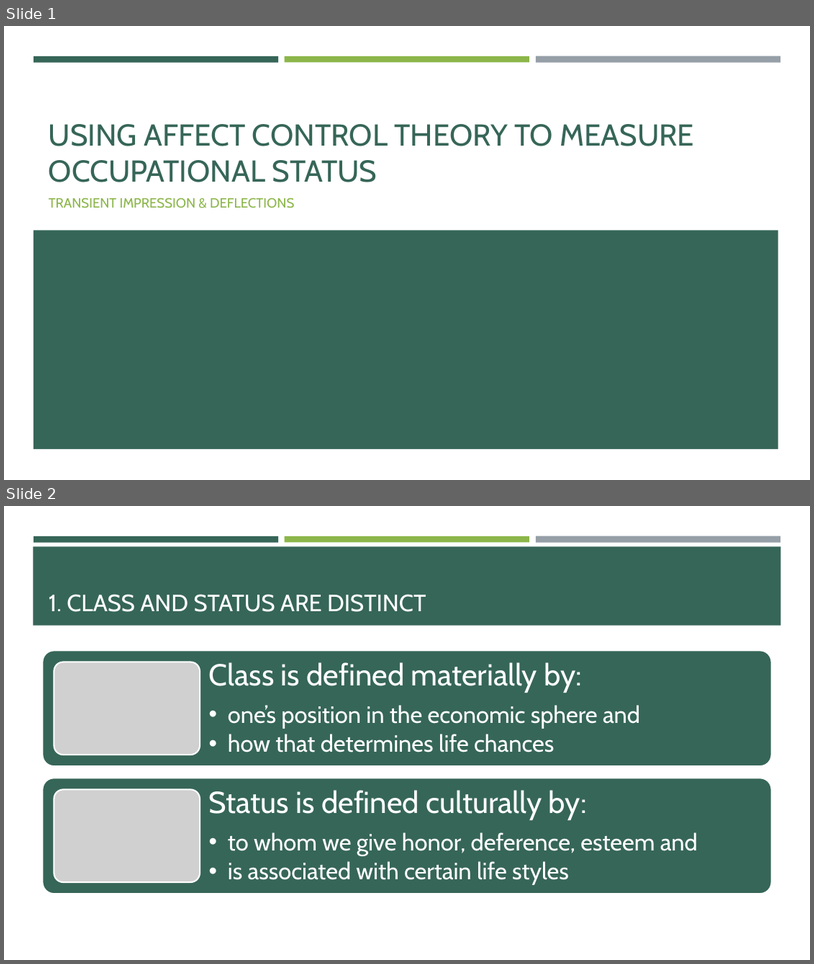
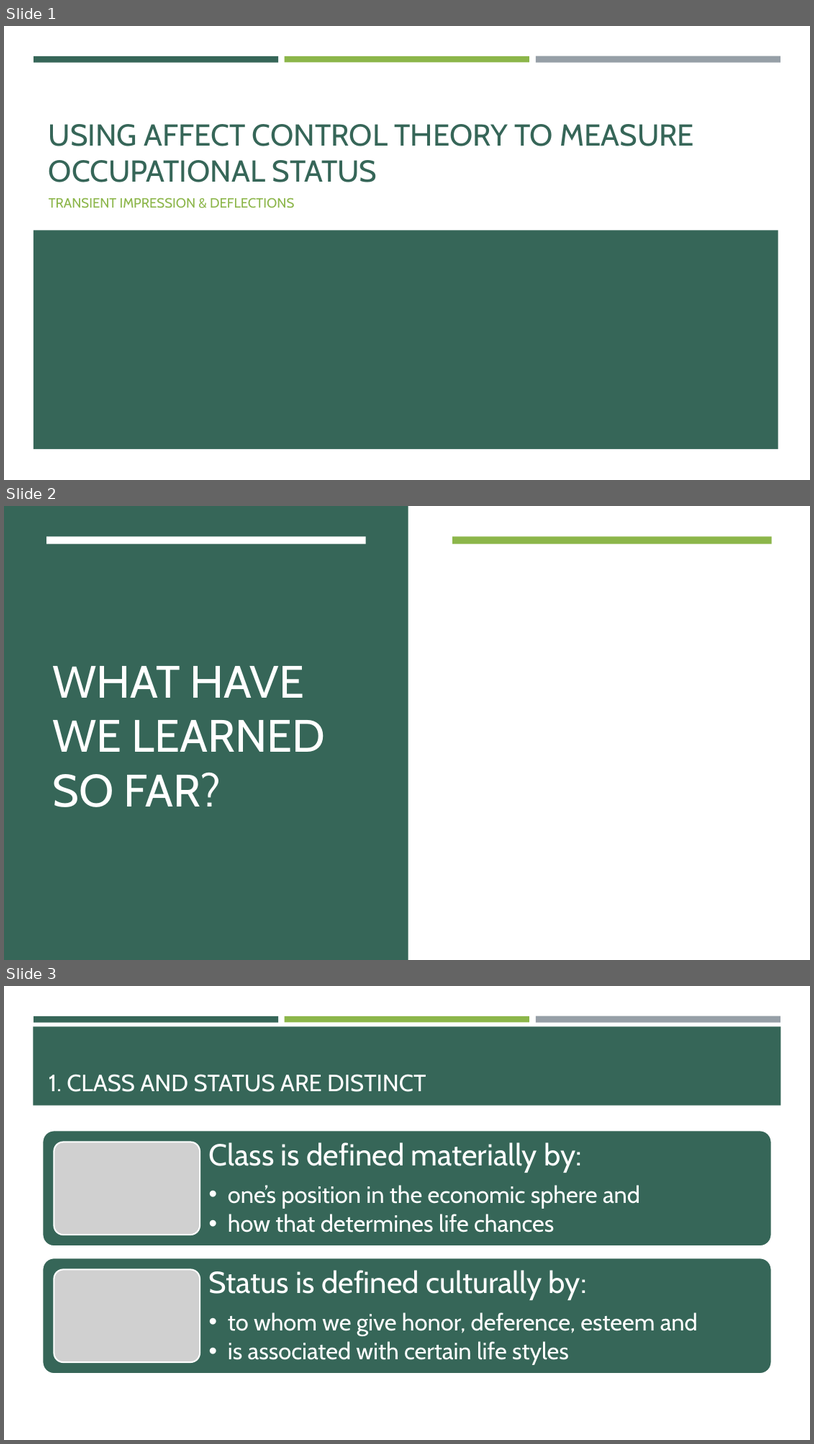
Before and after one commit to ekmaloney/soc490s, a slide deck: slides/feb8.pptx. Shown one above the other, each under a label of ours: slides 1 and 2 before the commit, slides 1, 2 and 3 after it. The pictures are 814x964 and 814x1444 pixels, drawn with LibreOffice and Linux fonts; fonts in the diff are those of the drawing; grey boxes stand for pictures. Boxes give left, top, right and bottom in pixels: in the first picture for what was removed or moved away, otherwise in the second. Text is boxed around its words. In the diff, an @@ line names an element or a change of style, - is before the commit and + after.

```diff
--- a/slides/feb8.pptx
+++ b/slides/feb8.pptx
@@ slide 2 added at (4,506,810,960), background #FFFFFF @@
@@ rectangle added at (4,506,810,960), fill #FFFFFF @@
@@ rectangle added at (4,506,409,960), fill #366658 @@
@@ rectangle added at (46,536,365,543), fill #FFFFFF @@
@@ rectangle added at (453,536,772,543), fill #8CB64A @@
@@ title added at (52,666,325,807), 54 pt, text #FFFFFF @@
+WHAT HAVE WE LEARNED SO FAR?
@@ what was slide 2 is now slide 3 @@
```
Also in this commit, not shown: 1 slide changed, 1 other slide added, 6 other files.
